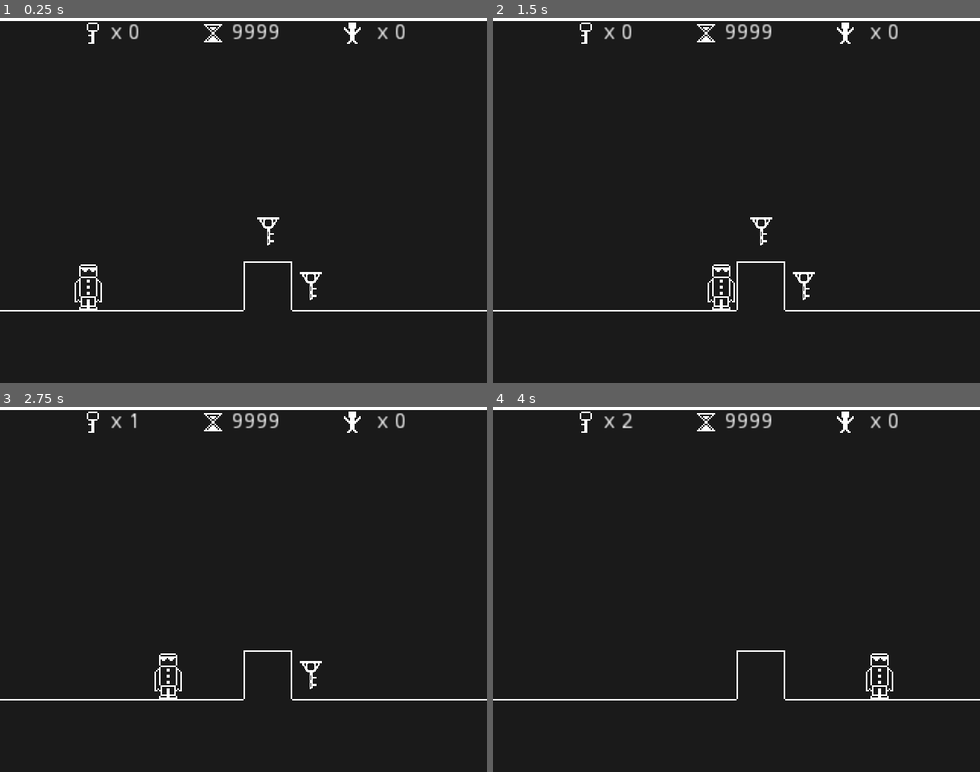
Above: before the commit, frames 1-4 (two rows, left to right).
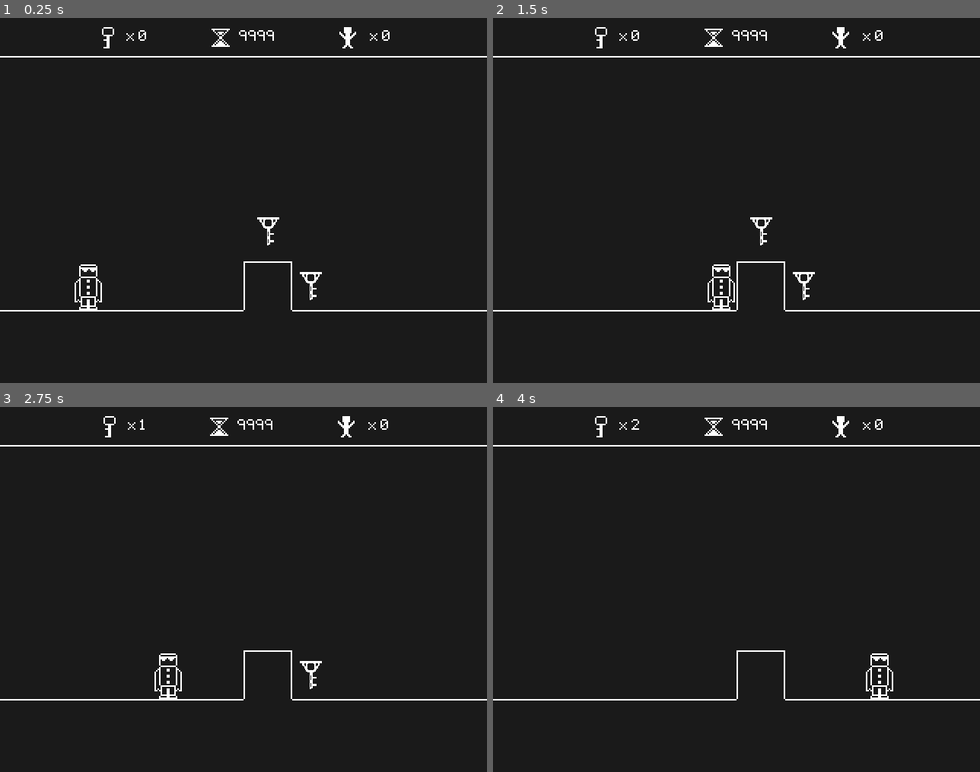
Above: after the commit, the same moments.

Repository: Kiel97/bialjam2019
Game: Godot game, scene res://Levels/Level.tscn
Same seed, same stepped clock (60 frames per second), same inputs: the game is played once before the commit and once after it.
Inputs:
- Up to frame 1 (0.25 s): no input
- Up to frame 2 (1.5 s): tap Enter at 0.5 s; hold Right (move_right) from 0.53 s (still down); tap Up (jump) at 0.77 s
- Up to frame 3 (2.75 s): tap Up (jump) at 1.52 s; release Right (move_right) at 2.03 s; hold Left (move_left) from 2.03 s (still down)
- Up to frame 4 (4 s): release Left (move_left) at 2.78 s; hold Right (move_right) from 2.78 s (still down); tap Up (jump) at 3.02, 3.77 s

The runs differ from the first frame. In frame 1, 2.1% of the frame differs, in the area x 0-100%, y 0-11%; in frame 2, 2.1%; in frame 3, 2.1%; in frame 4, 2.1%.

Commit message:
Added binary style fonts

Diff:
--- /dev/null
+++ b/Bialjam2019/Fonts/interface_font.tres
@@ -0,0 +1,6 @@
+[gd_resource type="DynamicFont" load_steps=2 format=2]
+
+[ext_resource path="res://Fonts/Pixeltype.ttf" type="DynamicFontData" id=1]
+
+[resource]
+font_data = ExtResource( 1 )
--- a/Bialjam2019/HUD/HUD.gd
+++ b/Bialjam2019/HUD/HUD.gd
@@ -1,6 +1,6 @@
 extends CanvasLayer
 
-onready var keys_counter : Label = $PanelContainer/CenterContainer/HBoxContainer/KeysCollected/KeyCounter
+onready var keys_counter : Label = $PanelContainer/VBoxContainer/CenterContainer/HBoxContainer/KeysCollected/KeyCounter
 
 # Called when the node enters the scene tree for the first time.
 func _ready() -> void:
--- a/Bialjam2019/HUD/HUD.tscn
+++ b/Bialjam2019/HUD/HUD.tscn
@@ -1,13 +1,12 @@
-[gd_scene load_steps=6 format=2]
+[gd_scene load_steps=7 format=2]
 
 [ext_resource path="res://HUD/HUD.gd" type="Script" id=1]
 [ext_resource path="res://HUD/key_icon.png" type="Texture" id=2]
-[ext_resource path="res://HUD/time_icon.png" type="Texture" id=3]
-[ext_resource path="res://HUD/prisoner_icon.png" type="Texture" id=4]
+[ext_resource path="res://Fonts/interface_font.tres" type="DynamicFont" id=3]
+[ext_resource path="res://HUD/time_icon.png" type="Texture" id=4]
+[ext_resource path="res://HUD/prisoner_icon.png" type="Texture" id=5]
 
-[sub_resource type="StyleBoxLine" id=1]
-color = Color( 1, 1, 1, 1 )
-thickness = 2
+[sub_resource type="StyleBoxEmpty" id=1]
 
 [node name="HUD" type="CanvasLayer"]
 script = ExtResource( 1 )
@@ -17,66 +16,84 @@
 margin_bottom = 20.0
 custom_styles/panel = SubResource( 1 )
 
-[node name="CenterContainer" type="CenterContainer" parent="PanelContainer"]
-margin_left = 2.0
-margin_top = 2.0
-margin_right = 318.0
-margin_bottom = 18.0
+[node name="VBoxContainer" type="VBoxContainer" parent="PanelContainer"]
+margin_right = 320.0
+margin_bottom = 26.0
 
-[node name="HBoxContainer" type="HBoxContainer" parent="PanelContainer/CenterContainer"]
-margin_left = 51.0
-margin_right = 265.0
+[node name="ExtraSpace" type="Control" parent="PanelContainer/VBoxContainer"]
+margin_right = 320.0
+margin_bottom = 1.0
+rect_min_size = Vector2( 0, 1 )
+
+[node name="CenterContainer" type="CenterContainer" parent="PanelContainer/VBoxContainer"]
+margin_top = 5.0
+margin_right = 320.0
+margin_bottom = 21.0
+
+[node name="HBoxContainer" type="HBoxContainer" parent="PanelContainer/VBoxContainer/CenterContainer"]
+margin_left = 63.0
+margin_right = 257.0
 margin_bottom = 16.0
 custom_constants/separation = 40
 
-[node name="KeysCollected" type="HBoxContainer" parent="PanelContainer/CenterContainer/HBoxContainer"]
-margin_right = 39.0
+[node name="KeysCollected" type="HBoxContainer" parent="PanelContainer/VBoxContainer/CenterContainer/HBoxContainer"]
+editor/display_folded = true
+margin_right = 34.0
 margin_bottom = 16.0
 
-[node name="KeyIcon" type="TextureRect" parent="PanelContainer/CenterContainer/HBoxContainer/KeysCollected"]
+[node name="KeyIcon" type="TextureRect" parent="PanelContainer/VBoxContainer/CenterContainer/HBoxContainer/KeysCollected"]
 margin_right = 16.0
 margin_bottom = 16.0
 texture = ExtResource( 2 )
 
-[node name="KeyCounter" type="Label" parent="PanelContainer/CenterContainer/HBoxContainer/KeysCollected"]
+[node name="KeyCounter" type="Label" parent="PanelContainer/VBoxContainer/CenterContainer/HBoxContainer/KeysCollected"]
 margin_left = 20.0
-margin_top = 1.0
-margin_right = 39.0
-margin_bottom = 15.0
+margin_top = 3.0
+margin_right = 34.0
+margin_bottom = 13.0
+custom_fonts/font = ExtResource( 3 )
 text = "x 0"
 
-[node name="TimeCounter" type="HBoxContainer" parent="PanelContainer/CenterContainer/HBoxContainer"]
+[node name="TimeCounter" type="HBoxContainer" parent="PanelContainer/VBoxContainer/CenterContainer/HBoxContainer"]
 editor/display_folded = true
-margin_left = 79.0
-margin_right = 131.0
+margin_left = 74.0
+margin_right = 118.0
 margin_bottom = 16.0
 
-[node name="TimeIcon" type="TextureRect" parent="PanelContainer/CenterContainer/HBoxContainer/TimeCounter"]
-margin_right = 16.0
-margin_bottom = 16.0
-texture = ExtResource( 3 )
-
-[node name="TimeLeft" type="Label" parent="PanelContainer/CenterContainer/HBoxContainer/TimeCounter"]
-margin_left = 20.0
-margin_top = 1.0
-margin_right = 52.0
-margin_bottom = 15.0
-text = "9999"
-
-[node name="PrisonersCounter" type="HBoxContainer" parent="PanelContainer/CenterContainer/HBoxContainer"]
-editor/display_folded = true
-margin_left = 171.0
-margin_right = 214.0
-margin_bottom = 16.0
-
-[node name="PrisonerIcon" type="TextureRect" parent="PanelContainer/CenterContainer/HBoxContainer/PrisonersCounter"]
+[node name="TimeIcon" type="TextureRect" parent="PanelContainer/VBoxContainer/CenterContainer/HBoxContainer/TimeCounter"]
 margin_right = 16.0
 margin_bottom = 16.0
 texture = ExtResource( 4 )
 
-[node name="PrisonersLeft" type="Label" parent="PanelContainer/CenterContainer/HBoxContainer/PrisonersCounter"]
+[node name="TimeLeft" type="Label" parent="PanelContainer/VBoxContainer/CenterContainer/HBoxContainer/TimeCounter"]
 margin_left = 20.0
-margin_top = 1.0
-margin_right = 43.0
-margin_bottom = 15.0
+margin_top = 3.0
+margin_right = 44.0
+margin_bottom = 13.0
+custom_fonts/font = ExtResource( 3 )
+text = "9999"
+
+[node name="PrisonersCounter" type="HBoxContainer" parent="PanelContainer/VBoxContainer/CenterContainer/HBoxContainer"]
+editor/display_folded = true
+margin_left = 158.0
+margin_right = 194.0
+margin_bottom = 16.0
+
+[node name="PrisonerIcon" type="TextureRect" parent="PanelContainer/VBoxContainer/CenterContainer/HBoxContainer/PrisonersCounter"]
+margin_right = 16.0
+margin_bottom = 16.0
+texture = ExtResource( 5 )
+
+[node name="PrisonersLeft" type="Label" parent="PanelContainer/VBoxContainer/CenterContainer/HBoxContainer/PrisonersCounter"]
+margin_left = 20.0
+margin_top = 3.0
+margin_right = 36.0
+margin_bottom = 13.0
+custom_fonts/font = ExtResource( 3 )
 text = " x 0"
+
+[node name="ColorRect" type="ColorRect" parent="PanelContainer/VBoxContainer"]
+margin_top = 25.0
+margin_right = 320.0
+margin_bottom = 26.0
+rect_min_size = Vector2( 0, 1 )
Binary file added: Bialjam2019/Fonts/I-pixel-u.ttf
Binary file added: Bialjam2019/Fonts/Pixeltype.ttf
